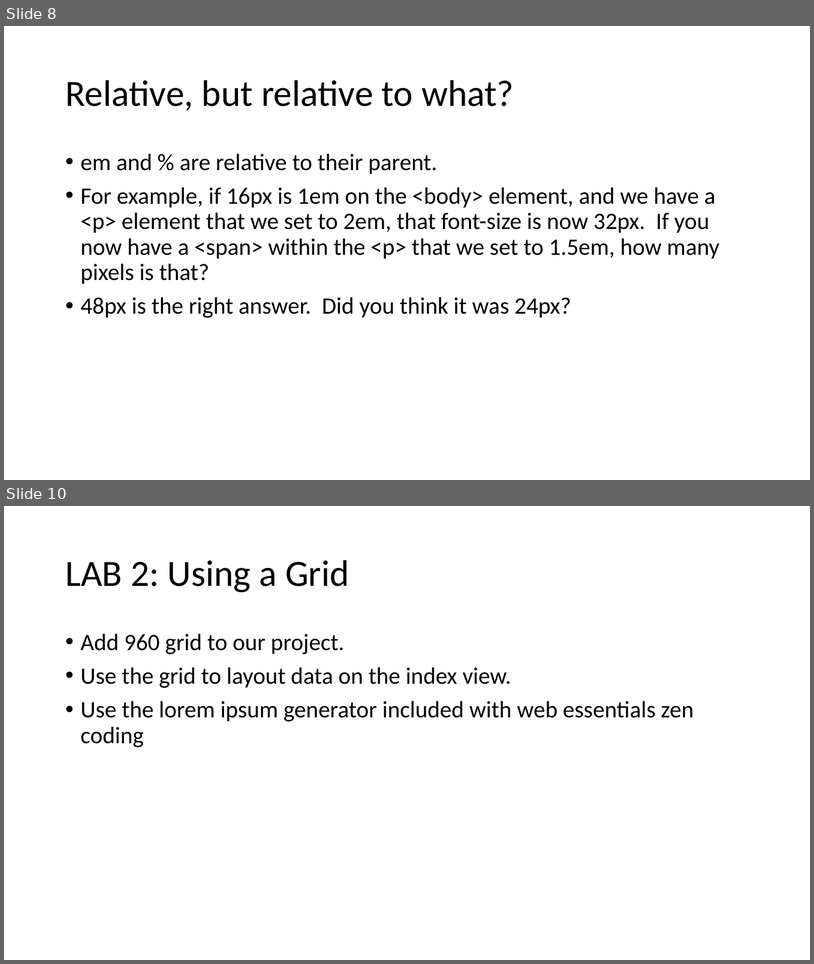
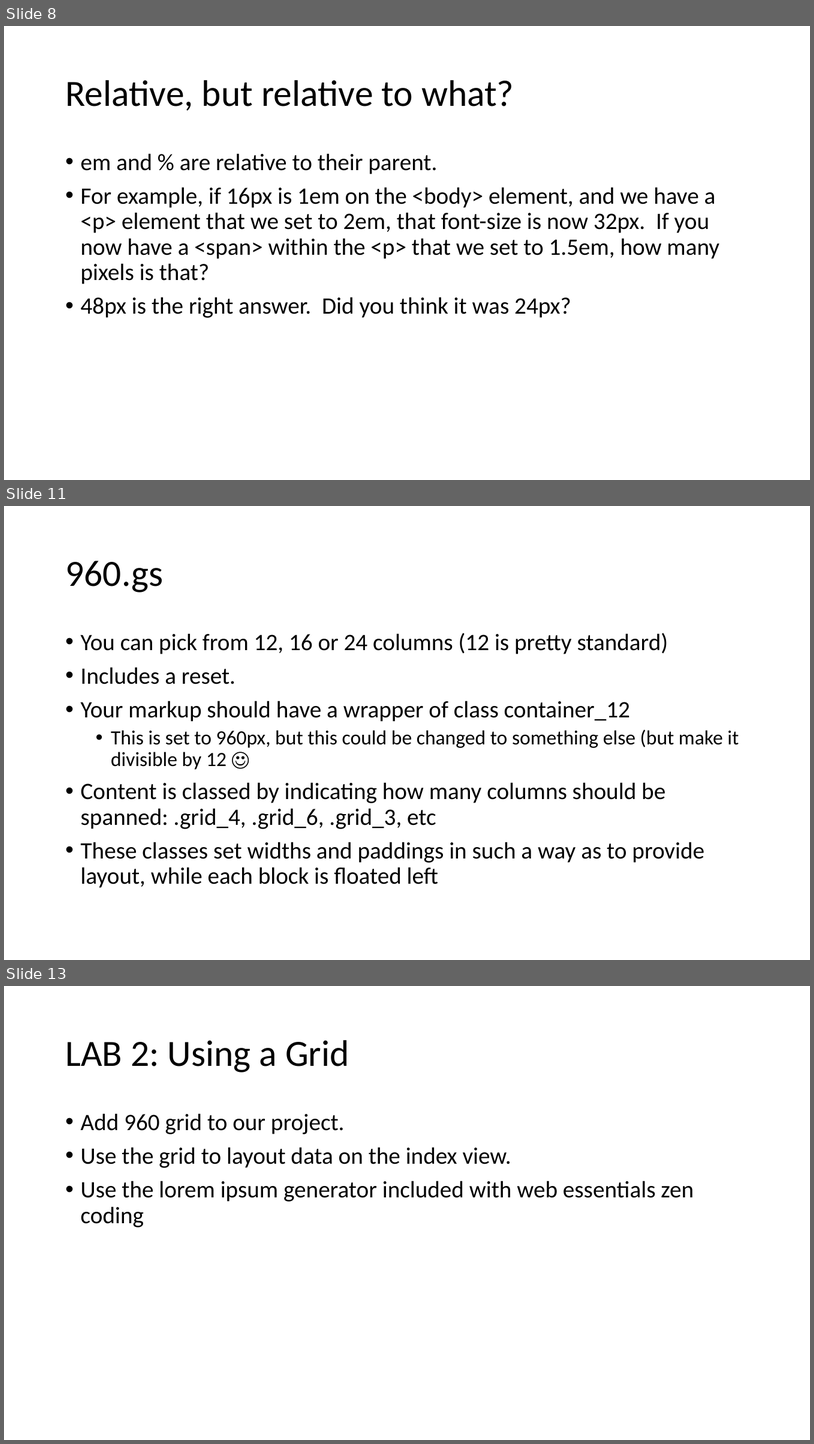
Before and after one commit to mlybrand/ResponsiveWebDesign, a slide deck: presentation/ResponsiveWebDesign.pptx. Shown one above the other, each under a label of ours: slides 8 and 10 before the commit, slides 8, 11 and 13 after it; the slides between them are not shown. The pictures are 814x964 and 814x1444 pixels, drawn with LibreOffice and Linux fonts; fonts in the diff are those of the drawing. Boxes give left, top, right and bottom in pixels: in the first picture for what was removed or moved away, otherwise in the second. Text is boxed around its words. In the diff, an @@ line names an element or a change of style, - is before the commit and + after.

```diff
--- a/presentation/ResponsiveWebDesign.pptx
+++ b/presentation/ResponsiveWebDesign.pptx
@@ slide 11 added at box(4, 506, 810, 960), background #FFFFFF @@
@@ title added at box(65, 561, 163, 592), 44 pt, text #000000 @@
+960.gs
@@ text added at box(81, 633, 739, 888), 28 pt, text #000000 @@
+• You can pick from 12, 16 or 24 columns (12 is pretty standard)
+• Includes a reset.
+• Your markup should have a wrapper of class container_12
+  • This is set to 960px, but this could be changed to something else (but make it divisible by 12 ☺
+• Content is classed by indicating how many columns should be spanned: .grid_4, .grid_6, .grid_3, etc
+• These classes set widths and paddings in such a way as to provide layout, while each block is floated left
@@ what was slide 10 is now slide 13 @@
```
Also in this commit, not shown: 1 slide changed, 2 other slides added.
